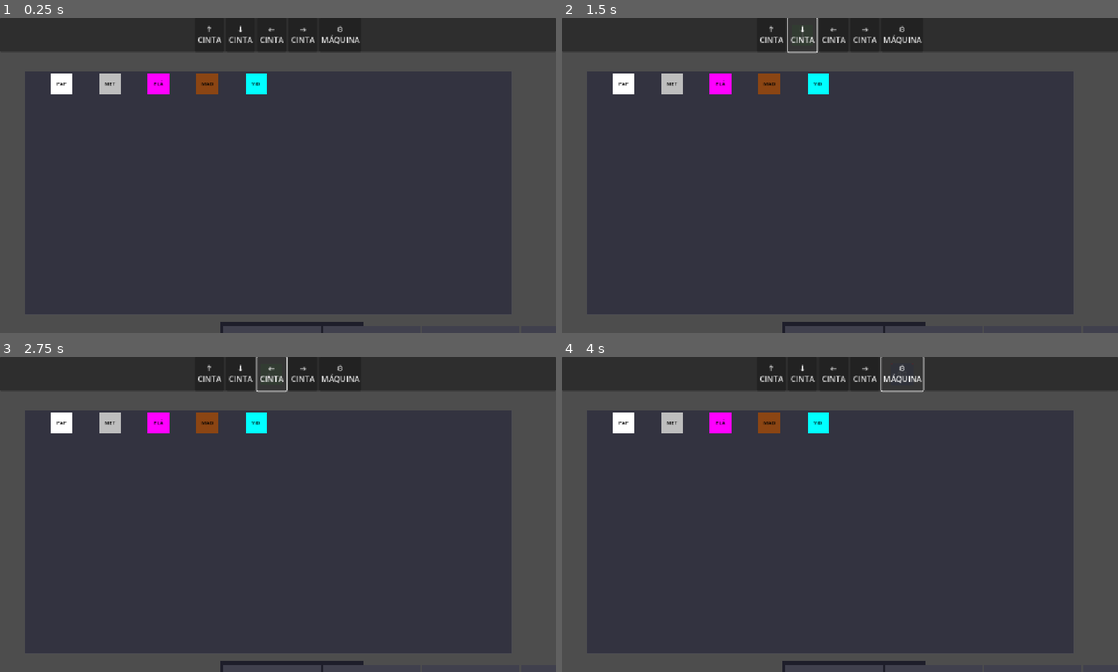
Above: before the commit, frames 1-4 (two rows, left to right).
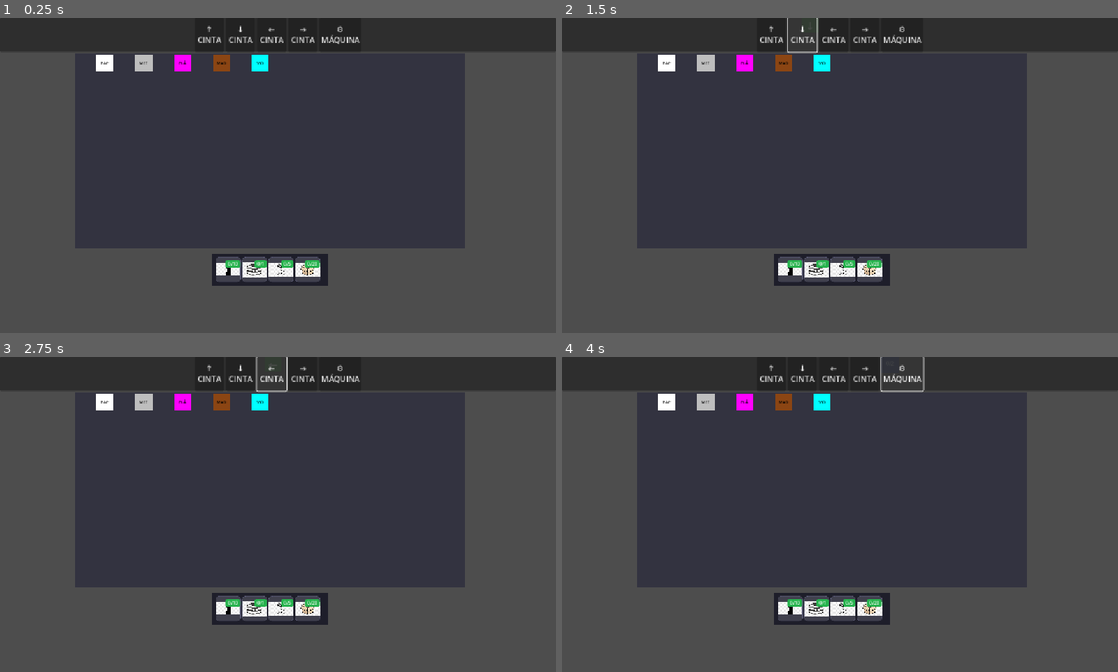
Above: after the commit, the same moments.

Repository: GustavoLuizaga/factory_flow
Game: Godot game, scene res://level1/level_01.tscn
The game is run twice, just before and just after one commit, with the same random seed, the same clock (stepped at 60 frames per second) and the same inputs.
Inputs:
- Up to frame 1 (0.25 s): no input
- Up to frame 2 (1.5 s): click "↑ CINTA" at 0.5 s; click "↓ CINTA" at 1.25 s
- Up to frame 3 (2.75 s): click "← CINTA" at 2 s
- Up to frame 4 (4 s): click "→ CINTA" at 2.75 s; click "⚙ MÁQUINA" at 3.5 s

The runs differ from the first frame. In frame 1, 32% of the frame differs, in the area x 4-92%, y 11-100%; in frame 2, 32%; in frame 3, 32%; in frame 4, 32%.

Commit message:
Barra de objetivos estatica

Diff:
--- a/level1/level_01.gd
+++ b/level1/level_01.gd
@@ -14,14 +14,15 @@
 	print("=== Level 1 iniciado ===")
 	setup_camera()
 	setup_material_spawners()
-	setup_objective_hub() # <<< NUEVO
+	setup_objective_hub_ui() # <<< NUEVO
 
 
 ## Configura la cámara para móvil
 func setup_camera() -> void:
 	if camera:
-		camera.position = Vector2(571, 324)  # Centro del viewport 1142x648
-		camera.zoom = Vector2(1.0, 1.0)
+		#camera.position = Vector2(571, 324)  # Centro del viewport 1142x648
+		camera.position = Vector2(571, 424)
+		camera.zoom = Vector2(0.8, 0.8)
 
 
 ## Coloca los spawners de materiales en el grid
@@ -48,25 +49,30 @@
 
 
 ## --- NUEVO: crea e inserta la HUD de objetivos ---
-func setup_objective_hub() -> void:
+func setup_objective_hub_ui() -> void:
 	hub_objective = hub_objective_scene.instantiate()
 	add_child(hub_objective)
 
-	# Posiciona el Hub justo debajo del grid
+	# Posición bajo el grid
 	var hub_y = grid.position.y + (grid.grid_height * grid.cell_size) + 16
+	var grid_width_px = grid.grid_width * grid.cell_size
+	var hub_w = hub_objective.get_size().x
+	var hub_x = grid.position.x + (grid_width_px - hub_w) * 0.5
+	hub_objective.position = Vector2(hub_x, hub_y)
 
+	# --- limpia antes de añadir nuevos ---
+	hub_objective.populate_slots()
+	hub_objective.objectives.clear() # vacía la lista
 
-	# Calcular el centro horizontal del grid
-	var grid_width_px = grid.grid_width * grid.cell_size
-	var hub_width_px = hub_objective.get_rect().size.x if hub_objective.has_method("get_rect") else 200
-	var hub_x = grid.position.x + (grid_width_px / 2) - (hub_width_px / 2)
+	# Cargar iconos y crear objetivos
+	var tex_mat := load("res://ui/img/botella.png")        # reemplaza rutas
+	var tex_factory := load("res://ui/img/factory.png")
+	var tex_power := load("res://ui/img/lata.png")
+	var tex_prod := load("res://ui/img/caja.png")
 
-
-	hub_objective.position = Vector2(hub_x, hub_y)
-	# Añade objetivos genéricos
-	hub_objective.add_objective("10 materiales")
-	hub_objective.add_objective("una fábrica")
-	hub_objective.add_objective("Genera energía")
-	hub_objective.add_objective("producción")
+	hub_objective.add_objective_with_icon("Recolecta materiales", 10, tex_mat, 0)
+	hub_objective.add_objective_with_icon("Construye una fábrica", 1, tex_factory, 0)
+	hub_objective.add_objective_with_icon("Genera energía", 5, tex_power, 0)
+	hub_objective.add_objective_with_icon("Produce ítems", 20, tex_prod, 0)
 
 	print("Hub de objetivos inicializado")
--- a/ui/goal_row.tscn
+++ /dev/null
@@ -1,13 +0,0 @@
-[gd_scene format=3 uid="uid://bvabuucwirlvj"]
-
-[node name="goal_row" type="HBoxContainer"]
-offset_right = 40.0
-offset_bottom = 40.0
-
-[node name="label_name" type="Label" parent="."]
-layout_mode = 2
-text = "Producto"
-
-[node name="label_count" type="Label" parent="."]
-layout_mode = 2
-text = "0/0"
--- a/ui/hub_objetive.gd
+++ b/ui/hub_objetive.gd
@@ -1,20 +1,31 @@
+# res://ui/hub_objetive.gd
 extends Node2D
 class_name HubObjective
 
-@export var num_slots: int = 4
-@export var slot_size: int = 64
-@export var spacing: int = 8
-
+# --- Parámetros del HUB ---
+@export var num_slots: int = 4          # cantidad de cuadros visibles
+@export var slot_size: int = 64         # lado de cada cuadro
+@export var spacing: int = 8            # espacio entre cuadros y bordes
+@export var show_titles: bool = false   # mostrar u ocultar texto bajo el icono
+
+# --- Referencias de la escena (mantén tu jerarquía actual) ---
 @onready var background: ColorRect = $Background
 @onready var container: GridContainer = $Container
 
-var objectives: Array = []
+# Objetivos visibles
+# [{ "title": String, "target": int, "current": int, "icon": Texture2D, "slot": Control }]
+var objectives: Array[Dictionary] = []
+
 
 func _ready() -> void:
 	setup_background()
 	setup_container()
 	populate_slots()
 
+
+# -------------------------
+# Fondo del HUB
+# -------------------------
 func setup_background() -> void:
 	background.color = Color(0.1, 0.1, 0.15, 0.9)
 	background.size = Vector2(
@@ -22,39 +33,252 @@
 		slot_size + spacing * 2
 	)
 
+
+# -------------------------
+# Contenedor cuadriculado
+# -------------------------
 func setup_container() -> void:
 	container.columns = num_slots
 	container.position = Vector2(spacing, spacing)
 	container.custom_minimum_size = Vector2(num_slots * slot_size, slot_size)
 	container.add_theme_constant_override("hseparation", spacing)
 	container.add_theme_constant_override("vseparation", spacing)
-
+	container.clip_contents = true   # recorta desbordes
+
+
+# -------------------------
+# Placeholders vacíos
+# -------------------------
 func populate_slots() -> void:
-	for child in container.get_children():
-		child.queue_free()
-	for i in range(num_slots):
-		var slot = ColorRect.new()
-		slot.color = Color(0.25, 0.25, 0.3, 1)
-		slot.size_flags_horizontal = Control.SIZE_EXPAND_FILL
-		slot.size_flags_vertical = Control.SIZE_EXPAND_FILL
-		slot.custom_minimum_size = Vector2(slot_size, slot_size)
-		container.add_child(slot)
-
-# Añade un nuevo objetivo al contenedor visual
-func add_objective(objective_text: String) -> void:
-	var slot = ColorRect.new()
-	slot.color = Color(0.2, 0.6, 0.2, 1)  # Verde oscuro
-	slot.size_flags_horizontal = Control.SIZE_EXPAND_FILL
-	slot.size_flags_vertical = Control.SIZE_EXPAND_FILL
-	slot.custom_minimum_size = Vector2(200, 40)
-
-	# Crear texto
-	var label = Label.new()
-	label.text = objective_text
-	label.horizontal_alignment = HORIZONTAL_ALIGNMENT_CENTER
-	label.vertical_alignment = VERTICAL_ALIGNMENT_CENTER
-	label.autowrap_mode = TextServer.AUTOWRAP_WORD
-	label.add_theme_font_size_override("font_size", 16)
-
-	slot.add_child(label)
-	container.add_child(slot)
+	for c in container.get_children():
+		c.queue_free()
+
+func _debug_dump():
+	print("children:", container.get_child_count())
+	for i in range(container.get_child_count()):
+		var s = container.get_child(i)
+		print(i, " filled=", s.get_meta("filled", false))
+
+
+# -------------------------------------------------------------------
+# Crea un slot: icono + (opcional) título + insignia "current/target"
+# -------------------------------------------------------------------
+func _make_slot(icon: Texture2D, title: String, current: int, target: int) -> Control:
+	var panel := PanelContainer.new()
+	panel.custom_minimum_size = Vector2(slot_size, slot_size)
+
+	var sb := StyleBoxFlat.new()
+	sb.bg_color = Color(0.25, 0.25, 0.3, 1)
+	sb.border_width_left = 1
+	sb.border_width_top = 1
+	sb.border_width_right = 1
+	sb.border_width_bottom = 1
+	sb.border_color = Color(0.35, 0.35, 0.45, 0.8)
+	sb.corner_radius_top_left = 8
+	sb.corner_radius_top_right = 8
+	sb.corner_radius_bottom_right = 8
+	sb.corner_radius_bottom_left = 8
+	panel.add_theme_stylebox_override("panel", sb)
+
+	# Layout vertical: icono arriba, texto abajo
+	var v := VBoxContainer.new()
+	v.size_flags_horizontal = Control.SIZE_EXPAND_FILL
+	v.size_flags_vertical = Control.SIZE_EXPAND_FILL
+	v.add_theme_constant_override("separation", 4)
+	panel.add_child(v)
+
+	var tr := TextureRect.new()
+	tr.texture = icon
+	tr.stretch_mode = TextureRect.STRETCH_KEEP_ASPECT_CENTERED
+	tr.expand_mode = TextureRect.EXPAND_FIT_WIDTH
+	tr.size_flags_vertical = Control.SIZE_EXPAND | Control.SIZE_FILL
+	tr.size_flags_horizontal = Control.SIZE_EXPAND_FILL
+	v.add_child(tr)
+
+	var lbl := Label.new()
+	lbl.text = title
+	lbl.visible = show_titles
+	lbl.autowrap_mode = TextServer.AUTOWRAP_WORD
+	lbl.horizontal_alignment = HORIZONTAL_ALIGNMENT_CENTER
+	lbl.clip_text = true
+	lbl.custom_minimum_size = Vector2(0, 22)  # reserva altura fija
+	v.add_child(lbl)
+
+	# Overlay para la insignia
+	var overlay := Control.new()
+	overlay.anchor_right = 1
+	overlay.anchor_bottom = 1
+	panel.add_child(overlay)
+
+	var topbar := HBoxContainer.new()
+	topbar.anchor_right = 1
+	topbar.size_flags_horizontal = Control.SIZE_EXPAND_FILL
+	topbar.add_theme_constant_override("separation", 0)
+	topbar.position = Vector2(0, 6) # margen superior
+	overlay.add_child(topbar)
+
+	# Spacer que empuja a la derecha
+	var spacer := Control.new()
+	spacer.size_flags_horizontal = Control.SIZE_EXPAND | Control.SIZE_FILL
+	topbar.add_child(spacer)
+
+	var badge_panel := PanelContainer.new()
+	var badge_sb := StyleBoxFlat.new()
+	if target > 0 and current < target:
+		badge_sb.bg_color = Color(0.15, 0.7, 0.3, 1)
+	else:
+		badge_sb.bg_color = Color(0.2, 0.5, 0.2, 1)
+	badge_sb.corner_radius_top_left = 6
+	badge_sb.corner_radius_top_right = 6
+	badge_sb.corner_radius_bottom_right = 6
+	badge_sb.corner_radius_bottom_left = 6
+	badge_panel.add_theme_stylebox_override("panel", badge_sb)
+	topbar.add_child(badge_panel)
+
+	var badge_margin := MarginContainer.new()
+	badge_margin.add_theme_constant_override("margin_left", 6)
+	badge_margin.add_theme_constant_override("margin_right", 6)
+	badge_margin.add_theme_constant_override("margin_top", 2)
+	badge_margin.add_theme_constant_override("margin_bottom", 2)
+	badge_panel.add_child(badge_margin)
+
+	var badge_label := Label.new()
+	if target > 0:
+		badge_label.text = str(current) + "/" + str(target)
+	else:
+		badge_label.text = ""
+	badge_label.horizontal_alignment = HORIZONTAL_ALIGNMENT_CENTER
+	badge_label.vertical_alignment = VERTICAL_ALIGNMENT_CENTER
+	badge_label.add_theme_font_size_override("font_size", 12)
+	badge_margin.add_child(badge_label)
+
+	# Metadatos para actualizaciones
+	panel.set_meta("icon_texrect", tr)
+	panel.set_meta("title_lbl", lbl)
+	panel.set_meta("badge_panel", badge_panel)
+	panel.set_meta("badge_lbl", badge_label)
+
+	return panel
+
+
+# -------------------------------------------------------------------
+# Añadir objetivo con icono y meta
+# -------------------------------------------------------------------
+func add_objective_with_icon(title: String, target: int, icon_tex: Texture2D, current: int = 0) -> void:
+	var obj := {
+		"title": title,
+		"target": target,
+		"current": clamp(current, 0, target),
+		"icon": icon_tex,
+		"slot": null
+	}
+
+	var replaced := false
+	var idx := 0
+	for s in container.get_children():
+		if not s.get_meta("filled", false):
+			var new_slot := _make_slot(icon_tex, title, obj.current, target)
+			new_slot.set_meta("filled", true)
+
+			container.remove_child(s)
+			s.queue_free()
+			container.add_child(new_slot)
+			container.move_child(new_slot, idx) # conserva posición visual
+
+			obj.slot = new_slot
+			replaced = true
+			break
+		idx += 1
+
+	# Si no había espacio, reutiliza los placeholders existentes
+	if not replaced:
+		if container.get_child_count() > objectives.size():
+			var s := container.get_child(objectives.size())
+			var new_slot := _make_slot(icon_tex, title, obj.current, target)
+			new_slot.set_meta("filled", true)
+			container.remove_child(s)
+			s.queue_free()
+			container.add_child(new_slot)
+			obj.slot = new_slot
+		else:
+			var new_slot2 := _make_slot(icon_tex, title, obj.current, target)
+			new_slot2.set_meta("filled", true)
+			container.add_child(new_slot2)
+			num_slots += 1
+			setup_background()
+
+
+	objectives.append(obj)
+
+
+# -------------------------------------------------------------------
+# Actualizar progreso por índice
+# -------------------------------------------------------------------
+func set_progress(index: int, current: int) -> void:
+	if index < 0 or index >= objectives.size():
+		return
+	var o: Dictionary = objectives[index]
+	o.current = clamp(current, 0, o.target)
+	_update_slot(o)
+
+func add_progress(index: int, delta: int = 1) -> void:
+	if index < 0 or index >= objectives.size():
+		return
+	var o: Dictionary = objectives[index]
+	o.current = clamp(o.current + delta, 0, o.target)
+	_update_slot(o)
+
+
+# -------------------------
+# Refresco visual del slot
+# -------------------------
+func _update_slot(o: Dictionary) -> void:
+	if o.slot == null:
+		return
+
+	# contador
+	var badge_lbl: Label = o.slot.get_meta("badge_lbl")
+	badge_lbl.text = str(o.current) + "/" + str(o.target)
+
+	# panel del slot
+	var panel_sb := StyleBoxFlat.new()
+	if o.current >= o.target:
+		panel_sb.bg_color = Color(0.18, 0.35, 0.18, 1)
+	else:
+		panel_sb.bg_color = Color(0.25, 0.25, 0.3, 1)
+	panel_sb.border_width_left = 1
+	panel_sb.border_width_top = 1
+	panel_sb.border_width_right = 1
+	panel_sb.border_width_bottom = 1
+	panel_sb.corner_radius_top_left = 8
+	panel_sb.corner_radius_top_right = 8
+	panel_sb.corner_radius_bottom_right = 8
+	panel_sb.corner_radius_bottom_left = 8
+	o.slot.add_theme_stylebox_override("panel", panel_sb)
+
+	# insignia
+	var badge_panel: PanelContainer = o.slot.get_meta("badge_panel")
+	var badge_sb := StyleBoxFlat.new()
+	if o.current >= o.target:
+		badge_sb.bg_color = Color(0.12, 0.55, 0.2, 1)
+	else:
+		badge_sb.bg_color = Color(0.15, 0.7, 0.3, 1)
+	badge_sb.corner_radius_top_left = 6
+	badge_sb.corner_radius_top_right = 6
+	badge_sb.corner_radius_bottom_right = 6
+	badge_sb.corner_radius_bottom_left = 6
+	badge_panel.add_theme_stylebox_override("panel", badge_sb)
+
+
+# -------------------------
+# Tamaño útil para posicionar el HUB desde fuera
+# -------------------------
+func get_size() -> Vector2:
+	return background.size
+
+
+# -------------------------
+# Wrapper opcional sin icono
+# -------------------------
+func add_objective(texto: String, target: int = 1, current: int = 0) -> void:
+	add_objective_with_icon(texto, target, null, current)
Binary file added: ui/img/botella.png
Binary file added: ui/img/caja.png
Binary file added: ui/img/factory.png
Binary file added: ui/img/lata.png
